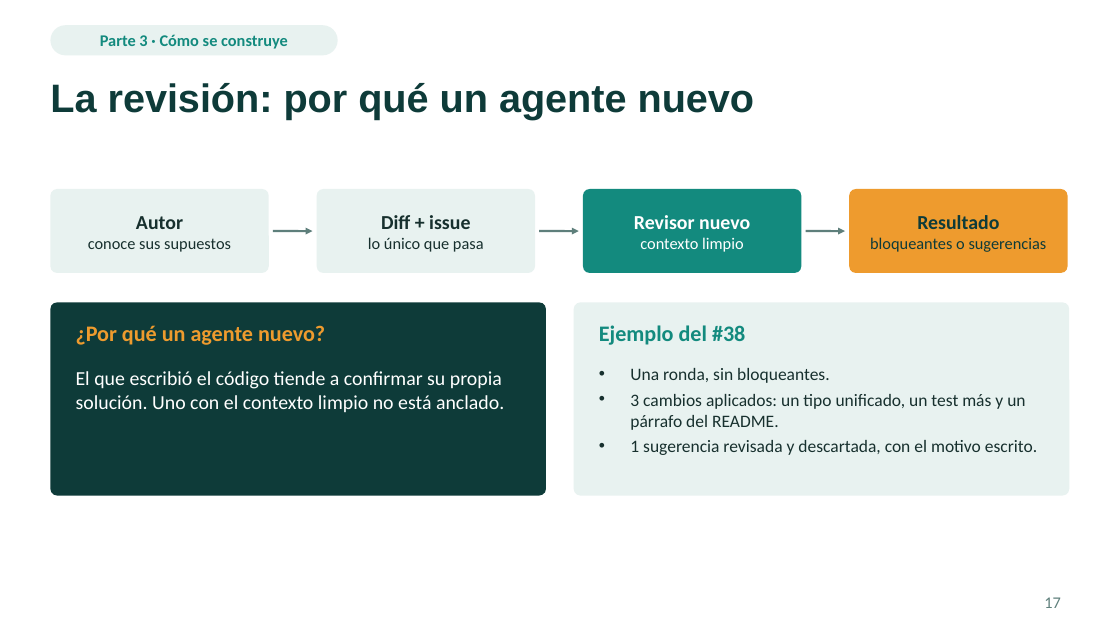
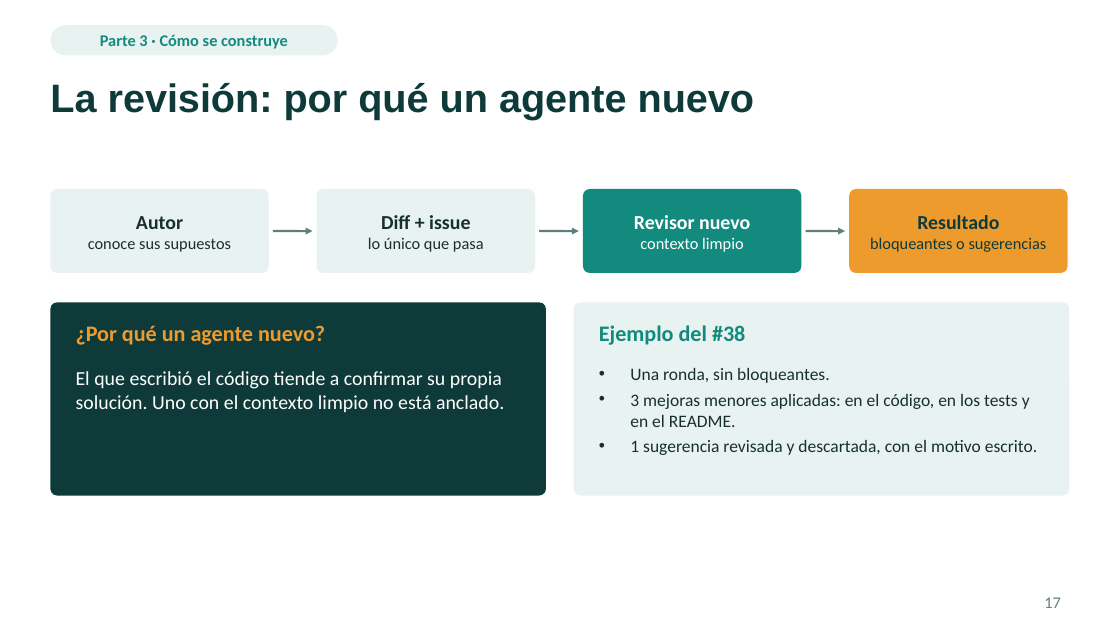
Before and after one commit to emiber/UTDT, a slide deck: slide 17 of docs/presentacion/presentacion.pptx. Drawn at 1120x630 pixels with LibreOffice and Linux fonts; fonts in the diff are those of the drawing. Boxes give left, top, right and bottom in pixels: in the first picture for what was removed or moved away, otherwise in the second. Text is boxed around its words. In the diff, an @@ line names an element or a change of style, - is before the commit and + after.

```diff
--- a/docs/presentacion/presentacion.pptx
+++ b/docs/presentacion/presentacion.pptx
@@ text at (x1=630, y1=394, x2=1030, y2=427): text changed @@
-• 3 cambios aplicados: un tipo unificado, un test más y un párrafo del README.
+• 3 mejoras menores aplicadas: en el código, en los tests y en el README.
```
Also in this commit, not shown: 14 other slides changed, 3 other files.
